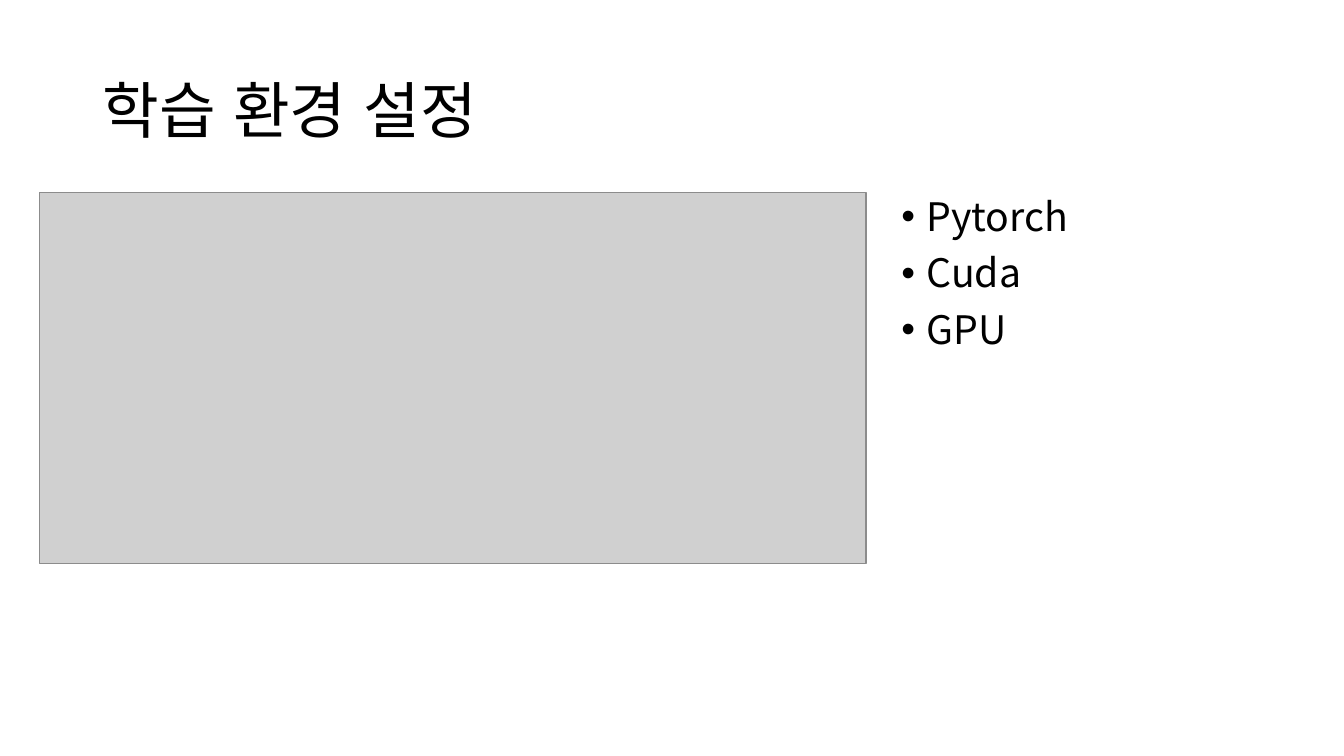
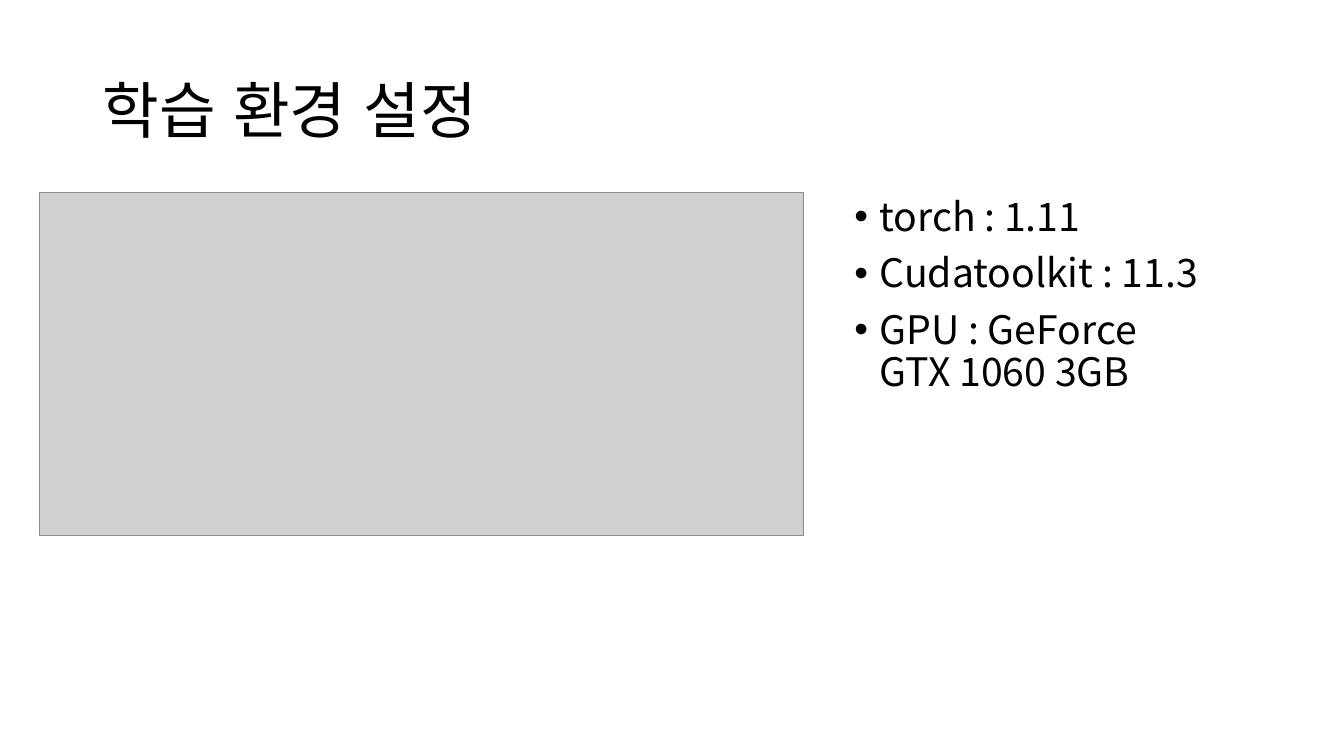
Before and after one commit to jun4879/cbnu_22_1_capstone, a slide deck: slide 4 of final_project/지능화 캡스톤 기말 프로젝트 중간점검_220523.pptx. Drawn at 1344x756 pixels with LibreOffice and Linux fonts; fonts in the diff are those of the drawing; grey boxes stand for pictures. Boxes give left, top, right and bottom in pixels: in the first picture for what was removed or moved away, otherwise in the second. Text is boxed around its words. In the diff, an @@ line names an element or a change of style, - is before the commit and + after.

```diff
--- a/final_project/지능화 캡스톤 기말 프로젝트 중간점검_220523.pptx
+++ b/final_project/지능화 캡스톤 기말 프로젝트 중간점검_220523.pptx
@@ picture: place and size @@
-picture at (39, 193, 866, 564)
+picture at (39, 193, 804, 535)
@@ text at (879, 199, 1198, 387): text changed @@
-• Pytorch
-• Cuda
-• GPU
+• torch : 1.11
+• Cudatoolkit : 11.3
+• GPU : GeForce GTX 1060 3GB
```
Also in this commit, not shown: 1 other slide changed.
